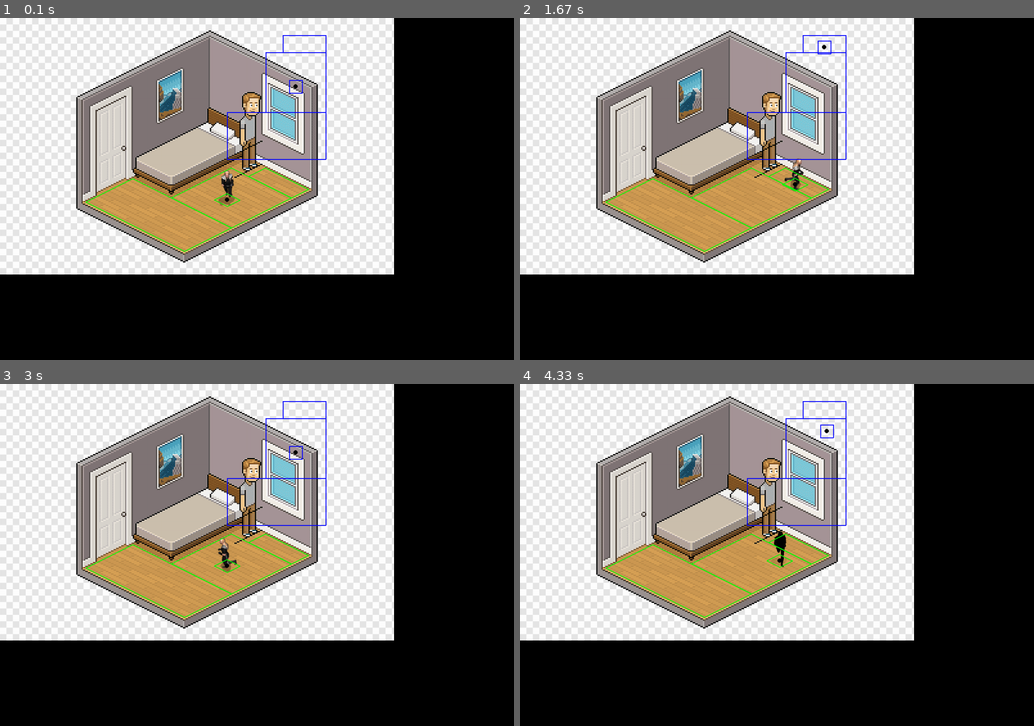
Above: before the commit, frames 1-4 (two rows, left to right).
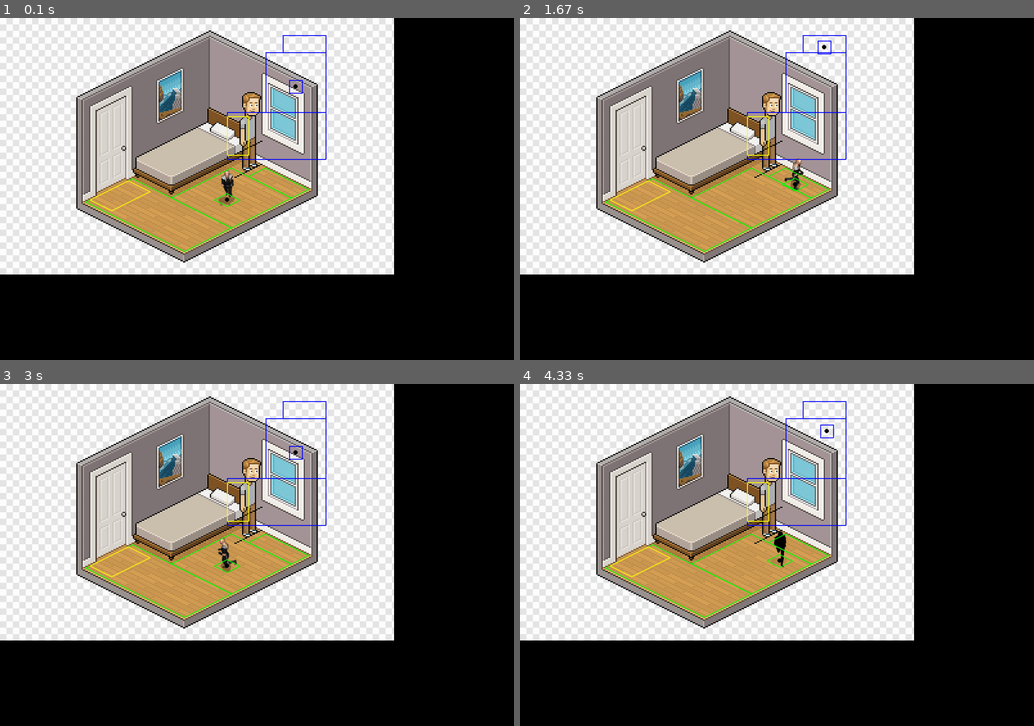
Above: after the commit, the same moments.

Repository: moises-dias/pygame-learning
Game: pygame game, started from main.py
Same seed, same stepped clock (60 frames per second), same inputs: the game is played once before the commit and once after it.
Inputs:
- Up to frame 1 (0.1 s): no input
- Up to frame 2 (1.67 s): hold Right 0.33-0.8 s; hold Up 0.83-1.13 s; hold Right 1.17-1.63 s
- Up to frame 3 (3 s): hold Left 1.67-2.2 s; hold Down 2.23-2.53 s; hold Left 2.57-2.97 s
- Up to frame 4 (4.33 s): hold Up 3-3.37 s; hold Right 3.4-4.03 s; hold Down from 4.07 s (still down)

The runs differ from the first frame. In frame 1, 0.2% of the frame differs, in the area x 17-49%, y 28-57%; in frame 2, 0.2%; in frame 3, 0.2%; in frame 4, 0.2%.

Commit message:
create door class

Diff:
--- /dev/null
+++ b/door_1.py
@@ -0,0 +1,10 @@
+from door_sprite import DoorSprite
+
+class Door1:
+    def __init__(self, spriteflyweight):
+        self.square = [(530, 230), (530, 320), (580, 320), (580, 230)]
+        self.isometric_square = [(300, 380), (210, 425), (260, 450), (350, 405)]
+        self.sprite = DoorSprite(spriteflyweight)
+
+    def update(self):
+        pass
--- /dev/null
+++ b/door_sprite.py
@@ -0,0 +1,42 @@
+class DoorSprite:
+    # condições:
+    # imagem de 800*1600
+    # 8 frames por tipo de movimento
+    # 8 colunas e 16 linhas
+    # as primeiras 8 linhas devem ser: S,O,E,N,SO,NO,SE,NE idle
+    # as ultimas 8 linhas devem ser: S,O,E,N,SO,NO,SE,NE andando
+    def __init__(self, sprite_sheet):
+        self.sprite_sheet = sprite_sheet
+        self.offset_x = 0
+        self.offset_y = 0
+        self.frame_w = 90
+        self.frame_h = 70
+        self.direction = "S"
+        self.tick_count = 0
+
+        # colocar aqui pra onde aponta a seta
+        self.direction_dict_sprite = {
+            "S": (50, 80, self.frame_w, self.frame_h),
+            "O": (50, 80, self.frame_w, self.frame_h),
+            "E": (50, 80, self.frame_w, self.frame_h),
+            "N": (50, 80, self.frame_w, self.frame_h),
+            "SO": (50, 80, self.frame_w, self.frame_h),
+            "NO": (50, 80, self.frame_w, self.frame_h),
+            "SE": (50, 80, self.frame_w, self.frame_h),
+            "NE": (50, 80, self.frame_w, self.frame_h)
+        }
+
+    def get_image(self):
+        cropped_image = self.sprite_sheet.subsurface(
+            (
+                self.current_frame * self.frame_w,
+                (self.direction_dict_sprite[self.direction] * self.frame_h) + (8 * self.walking * self.frame_h),
+                self.frame_w,
+                self.frame_h
+            )
+        )
+        return cropped_image
+
+    def update(self):
+        self.tick_count += 1
+        # atualizar o offset aqui dependendo do tick? efeito da seta se mover
--- a/main.py
+++ b/main.py
@@ -52,6 +52,8 @@
         player.walking = False
 
     player.update()
+    stage.update(player.pos)
+    # stage.update passando player position pra ver se entrou numa porta?
 
     screen.fill((0, 0, 0))
     screen.blit(stage.map_image, stage.map_image_rect)
@@ -69,6 +71,10 @@
     for bbox in stage.floor.isometric_squares:
         pygame.draw.polygon(screen, (0, 255, 0), bbox, 2)
 
+    for door in stage.doors:
+        pygame.draw.polygon(screen, (255, 255, 0), door.square, 2)
+        pygame.draw.polygon(screen, (255, 255, 0), door.isometric_square, 2)
+
 
     pygame.display.flip()
 
--- a/player_sprite.py
+++ b/player_sprite.py
@@ -31,6 +31,7 @@
         }
 
     def get_image(self):
+        #TODO fazer uma logica (futuramente) pra segurar subsurface e so chamar novamente se a subsurface mudar
         cropped_image = self.sprite_sheet.subsurface(
             (
                 self.current_frame * self.frame_w,
@@ -44,7 +45,7 @@
     def update(self, direction, walking):
         self.tick_count += 1
 
-        # TODO nao mudar current_frame e tick_count se mudar de direcao sem parar de andar?
+        # nao esta mudando current_frame e tick_count se mudar de direcao sem parar de andar
         if self.direction != direction:
             self.direction = direction
 
--- a/stage_1.py
+++ b/stage_1.py
@@ -1,10 +1,26 @@
 from floor_1 import Floor1
+from door_1 import Door1
 
 class Stage1:
     def __init__(self, spriteflyweight):
         self.floor = Floor1()
+        self.doors = [
+            Door1(spriteflyweight)
+        ]
         self.starting_position = [690, 160]
         self.isometric_starting_position = [530, 425]
 
         self.map_image = spriteflyweight.get_image("assets/simple_isometric.png")
         self.map_image_rect = self.map_image.get_rect()
+
+    #TODO colide com jogadores e portas
+    def update(self, player_pos):
+        for door in self.doors:
+            x1 = door.square[0][0]
+            y1 = door.square[0][1]
+            x2 = door.square[2][0]
+            y2 = door.square[2][1]
+
+        if  x1 <= player_pos[0] <= x2 and y1 <= player_pos[1] <= y2:
+            print("colided door")
+            #TODO pygame precisa desenhar a seta agora
Renamed: collision_4_classes.py -> etc/collision_4_classes.py
